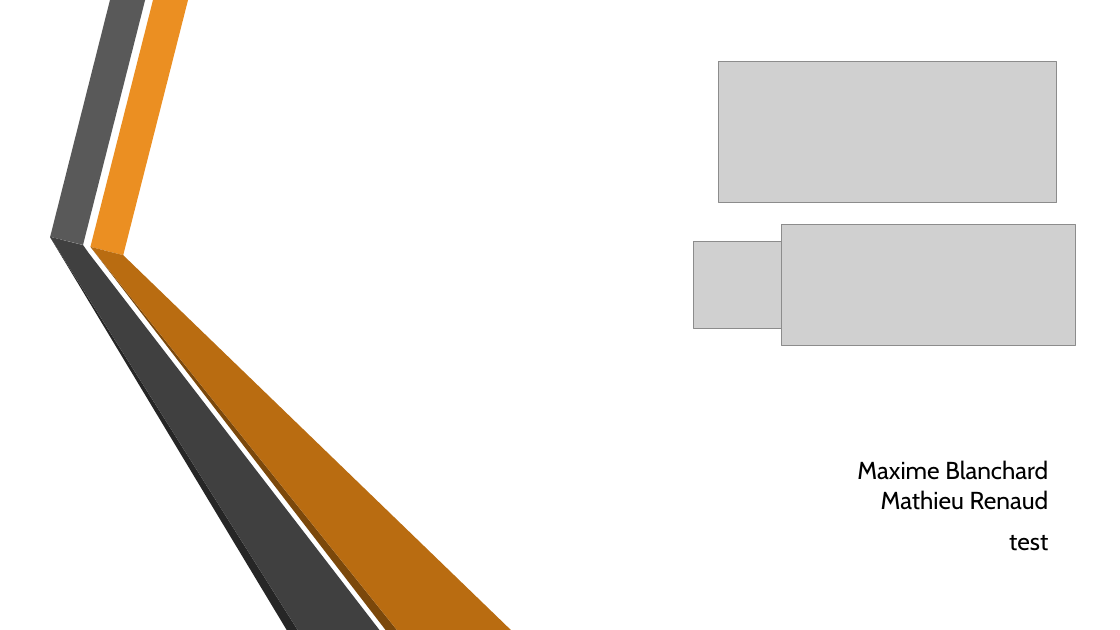
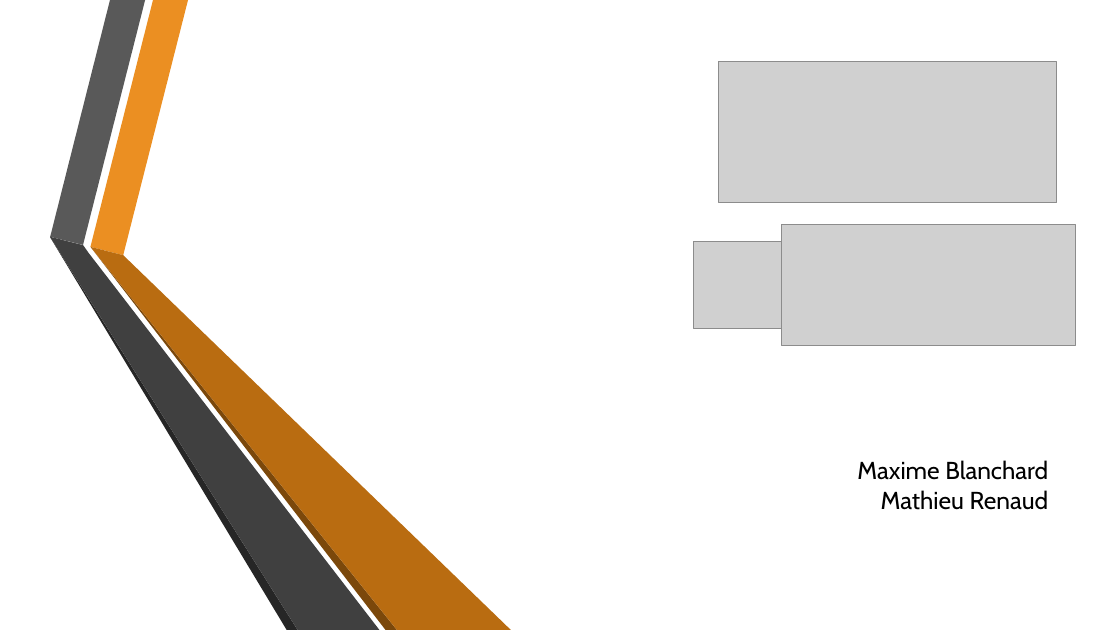
Before and after one commit to MatRenaud/Tptravailinfo, a slide deck: slide 1 of GitPresentation.pptx. Drawn at 1120x630 pixels with LibreOffice and Linux fonts; fonts in the diff are those of the drawing; grey boxes stand for pictures; background and template pictures are left out. Boxes give left, top, right and bottom in pixels: in the first picture for what was removed or moved away, otherwise in the second. Text is boxed around its words. In the diff, an @@ line names an element or a change of style, - is before the commit and + after.

```diff
--- a/GitPresentation.pptx
+++ b/GitPresentation.pptx
@@ subtitle at [1009, 535, 1048, 551]: paragraph removed @@
-test
```
Also in this commit, not shown: 15 slides added, 2 other files.
